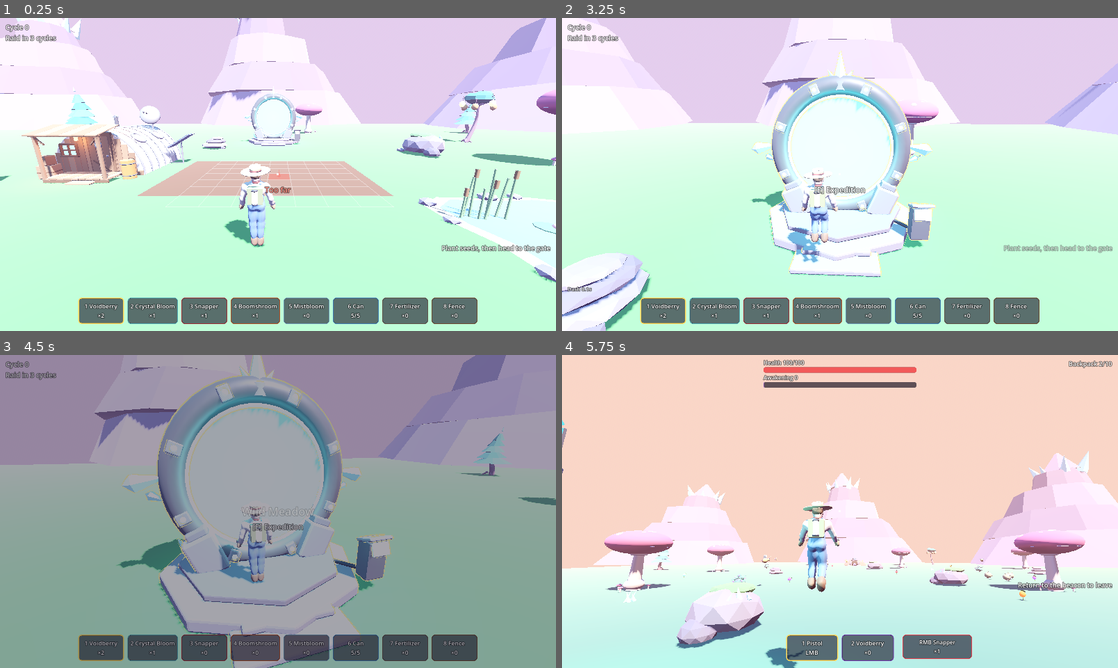
Above: before the commit, frames 1-4 (two rows, left to right).
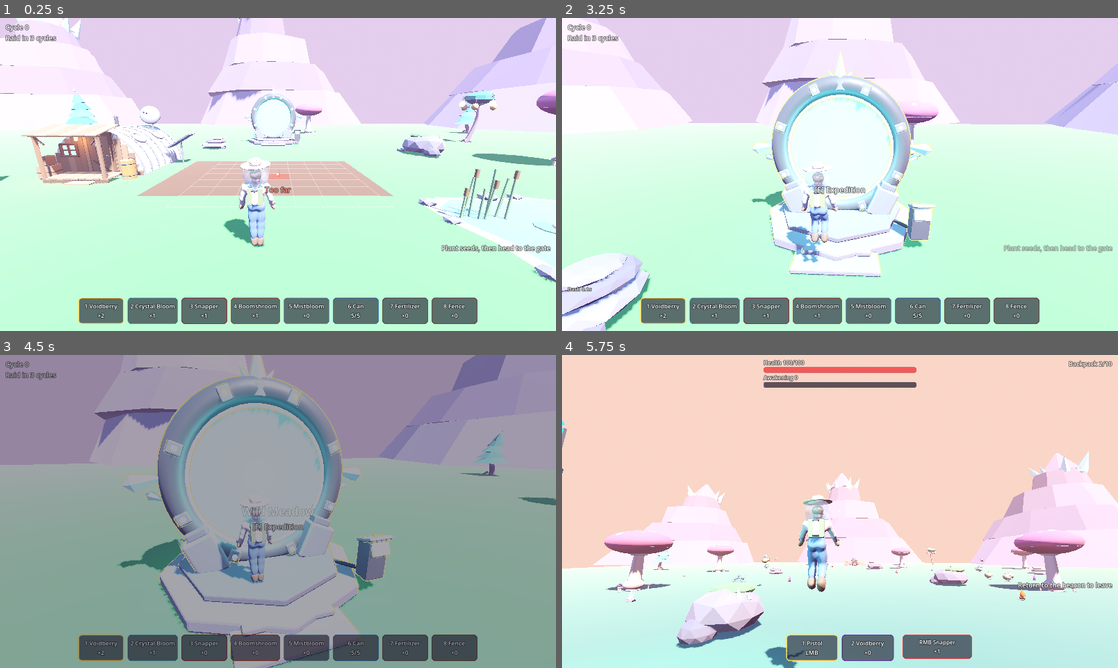
Above: after the commit, the same moments.

Repository: Ostrowin/AstroFarmer
Game: Godot game, scene res://scenes/main.tscn
Two runs of this game, one before a commit and one after it. Both use one fixed random seed, a clock stepped at 60 frames per second and the inputs below.
Inputs (mouse positions are in pixels of both pictures, inside the frame that each line leads up to):
- Up to frame 1 (0.25 s): no input
- Up to frame 2 (3.25 s): tap Enter (ui_accept) at 0.5 s; move the mouse to (867, 174) at 0.52 s; hold R (cycle_offhand) 0.53-1.28 s; hold W (move_forward) from 0.53 s (still down); click (867, 174) at 0.67 s; tap Space (jump) at 0.77, 1.07, 1.52, 1.82, 3.02 s; move the mouse to (812, 174) at 1.27 s; tap Shift (dash) at 1.35 s; move the mouse to (851, 168) at 2.02 s; hold Mouse wheel down (hotbar_next) 2.03-2.78 s; move the mouse to (834, 180) at 2.77 s; tap Mouse wheel up (hotbar_prev) at 2.85 s; click (834, 180) at 2.92 s
- Up to frame 3 (4.5 s): tap Space (jump) at 3.32, 3.77, 4.07 s; move the mouse to (316, 514) at 3.52 s; hold E (interact) 3.53-4.25 s; release W (move_forward) at 4.25 s; click "Go" at 4.25 s
- Up to frame 4 (5.75 s): move the mouse to (795, 508) at 5.02 s; hold W (move_forward) from 5.03 s (still down); tap Q (scan) at 5.1 s; tap Space (jump) at 5.27, 5.57 s

The runs differ from the first frame. In frame 1, 0.4% of the frame differs, in the area x 40-49%, y 44-68%; in frame 2, 0.2%; in frame 3, 0.1%; in frame 4, 0.4%, in the area x 11-86%, y 44-96%.

Commit message:
graphics

Diff:
--- a/scripts/expedition/pickup.gd
+++ b/scripts/expedition/pickup.gd
@@ -16,8 +16,25 @@
 ## Wyrzucone z plecaka: ponowne podniesienie nie podnosi Przebudzenia.
 var dropped := false
 
+## Modele z Blendera. Brak modelu = bryły z kodu.
+const MODELS := {
+	"seed": preload("res://art/models/pickups/seed.glb"),
+	"crystal": preload("res://art/models/pickups/crystal.glb"),
+	"artifact": preload("res://art/models/pickups/relic.glb"),
+}
+const SAMPLE_MODELS := {
+	&"sample_glowmoss": preload("res://art/models/pickups/glowmoss.glb"),
+	&"pollen": preload("res://art/models/pickups/pollen.glb"),
+	&"thorn": preload("res://art/models/pickups/thorn.glb"),
+	&"fertilizer": preload("res://art/models/pickups/fertilizer.glb"),
+	&"water_misty": preload("res://art/models/pickups/misty_water.glb"),
+	&"voidberry": preload("res://art/models/pickups/voidberry.glb"),
+	&"mist_fruit": preload("res://art/models/pickups/mist_fruit.glb"),
+}
+
 var _visual: Node3D
 var _time := 0.0
+var _from_model := false
 
 
 func setup(entry: Dictionary) -> void:
@@ -81,7 +98,7 @@
 	match kind:
 		"artifact":
 			_visual.rotation.y += delta * 1.5
-			_visual.position.y = 0.25 + sin(_time * 2.0) * 0.1
+			_visual.position.y = (0.0 if _from_model else 0.25) + sin(_time * 2.0) * 0.1
 		"seed":
 			_visual.position.y = sin(_time * 2.5) * 0.05
 			_visual.rotation.y += delta * 0.6
@@ -100,6 +117,10 @@
 
 
 func _build_visual() -> void:
+	var scene: PackedScene = SAMPLE_MODELS.get(item_id) if kind == "sample" else MODELS.get(kind)
+	if scene:
+		_build_model(scene)
+		return
 	match kind:
 		"seed":
 			_mesh(_sphere(0.17), Vector3(0, 0.35, 0), color, 1.0)
@@ -135,6 +156,32 @@
 			add_child(glow)
 
 
+func _build_model(scene: PackedScene) -> void:
+	_from_model = true
+	var model := scene.instantiate() as Node3D
+	if kind == "artifact":
+		# Cokół stoi, klejnot z pierścieniem unosi się i obraca.
+		add_child(model)
+		var gem := model.get_node_or_null("Gem") as Node3D
+		if gem:
+			model.remove_child(gem)
+			_visual.add_child(gem)
+	else:
+		_visual.add_child(model)
+	if kind == "seed":
+		# Jeden model nasiona dla wszystkich roślin; kolor z rośliny.
+		var body := model.get_node_or_null("Body") as MeshInstance3D
+		if body:
+			body.material_override = PlantVisuals.material(color, 0.4)
+	if rare or kind == "artifact" or item_id == &"water_misty":
+		var light := OmniLight3D.new()
+		light.light_color = color
+		light.light_energy = 1.2
+		light.omni_range = 3.0
+		light.position.y = 0.6
+		add_child(light)
+
+
 func _mesh(mesh: Mesh, pos: Vector3, mesh_color: Color, glow := 0.0, rot := Vector3.ZERO) -> void:
 	var instance := MeshInstance3D.new()
 	instance.mesh = mesh
Binary file added: art/models/pickups/crystal.glb
Not shown, added: art/models/pickups/crystal.glb.import
Binary file added: art/models/pickups/fertilizer.glb
Not shown, added: art/models/pickups/fertilizer.glb.import
Binary file added: art/models/pickups/glowmoss.glb
Not shown, added: art/models/pickups/glowmoss.glb.import
Binary file added: art/models/pickups/mist_fruit.glb
Not shown, added: art/models/pickups/mist_fruit.glb.import
Binary file added: art/models/pickups/misty_water.glb
Not shown, added: art/models/pickups/misty_water.glb.import
Binary file added: art/models/pickups/pollen.glb
Not shown, added: art/models/pickups/pollen.glb.import
(and 21 more such lines)
